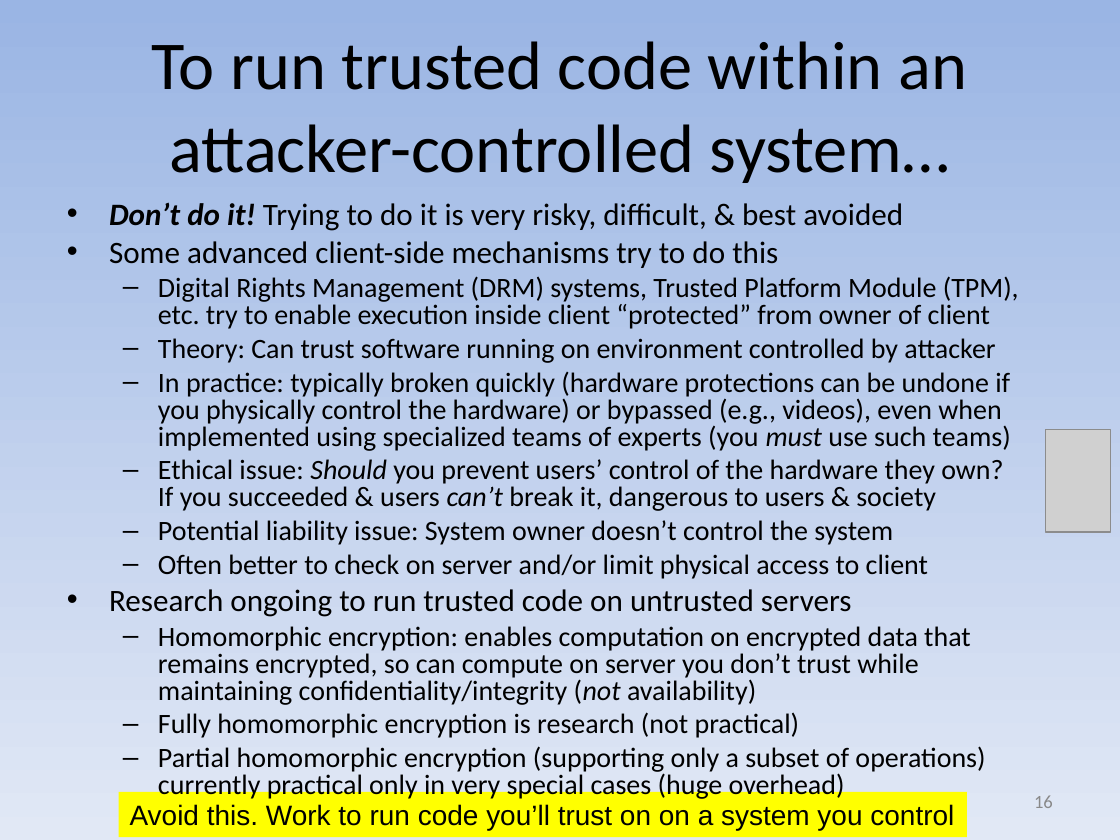
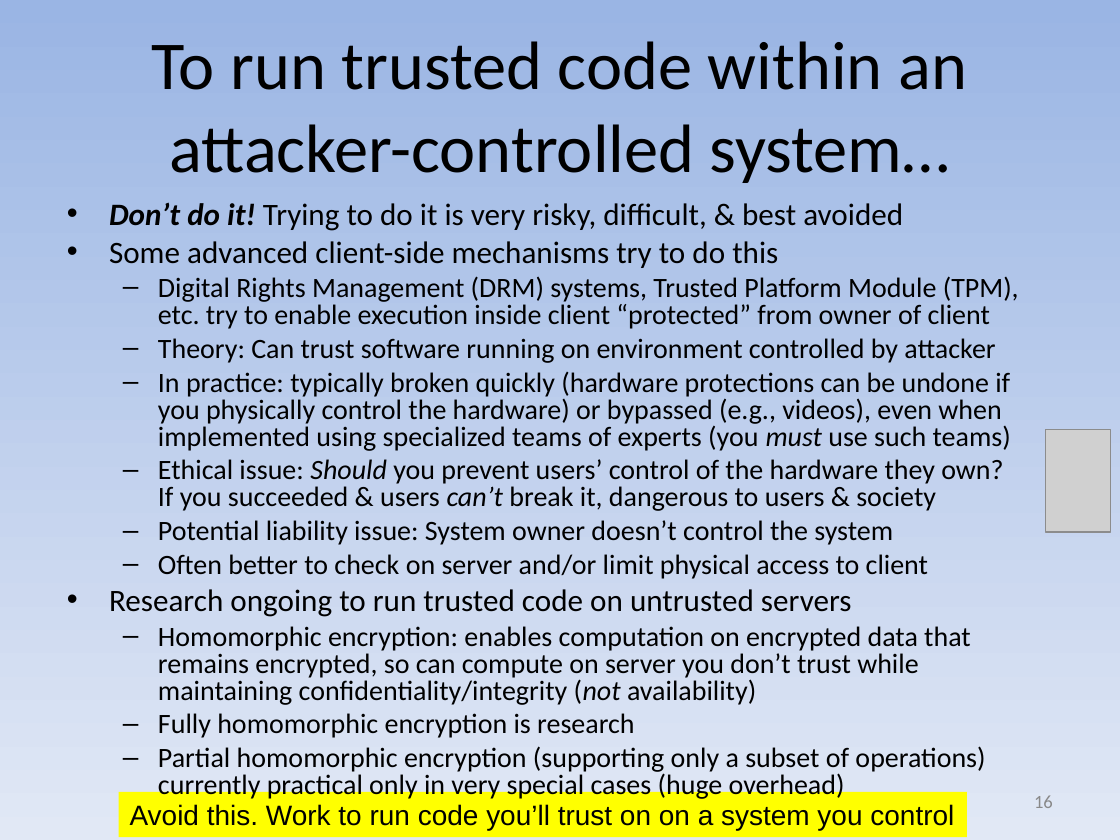
Before and after one commit to david-a-wheeler/david-a-wheeler.github.io, a slide deck: slide 16 of secure-class/presentations/Secure-Software-4-Design.ppt. Drawn at 1120x840 pixels with LibreOffice and Linux fonts; fonts in the diff are those of the drawing; grey boxes stand for pictures. Boxes give left, top, right and bottom in pixels: in the first picture for what was removed or moved away, otherwise in the second. Text is boxed around its words. In the diff, an @@ line names an element or a change of style, - is before the commit and + after.

```diff
--- a/secure-class/presentations/Secure-Software-4-Design.ppt
+++ b/secure-class/presentations/Secure-Software-4-Design.ppt
@@ text at [158, 713, 634, 738]: text changed @@
-  – Fully homomorphic encryption is research (not practical)
+  – Fully homomorphic encryption is research
```
Also in this commit, not shown: 5 other slides changed, 2 other files.
